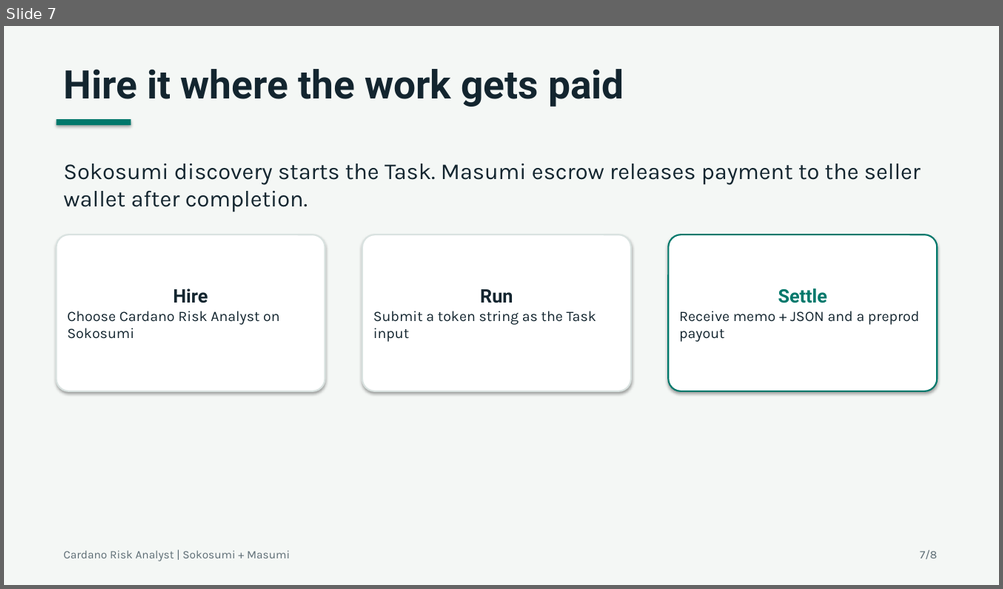
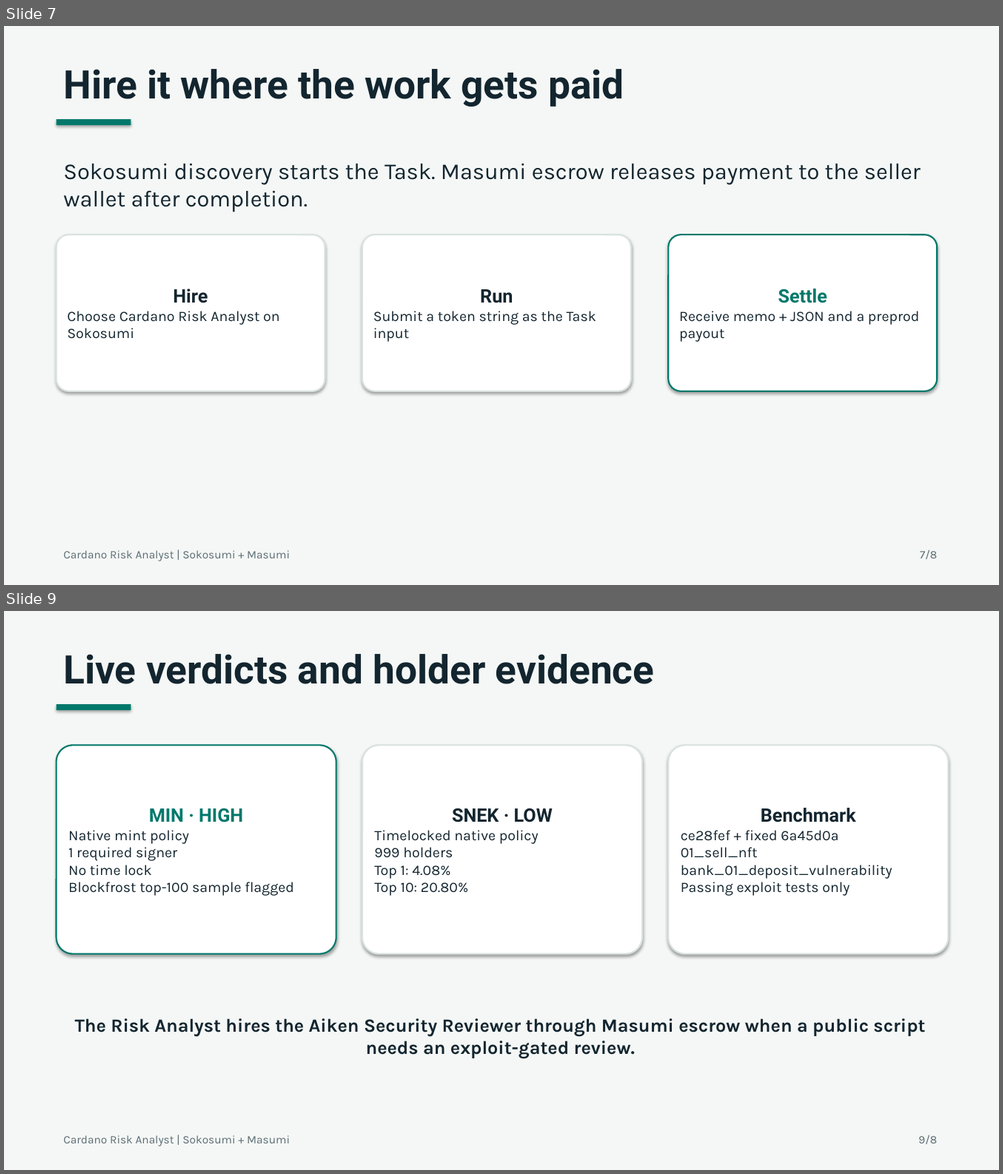
Before and after one commit to pieakshat/cardano-risk-coworker, a slide deck: deck/cardano-risk-analyst.pptx. Shown one above the other, each under a label of ours: slide 7 before the commit, slides 7 and 9 after it; the slides between them are not shown. The pictures are 1003x589 and 1003x1174 pixels, drawn with LibreOffice and Linux fonts; fonts in the diff are those of the drawing. Boxes give left, top, right and bottom in pixels: in the first picture for what was removed or moved away, otherwise in the second. Text is boxed around its words. In the diff, an @@ line names an element or a change of style, - is before the commit and + after.

Commit message:
Add security review route and benchmark wiring

```diff
--- a/deck/cardano-risk-analyst.pptx
+++ b/deck/cardano-risk-analyst.pptx
@@ slide 9 added at (4, 611, 999, 1170), background #F4F7F5 @@
@@ text added at (63, 654, 654, 684), 38 pt, text #13252F, bold @@
+Live verdicts and holder evidence
@@ rectangle added at (57, 704, 131, 710), fill #00786B @@
@@ rounded rectangle added at (57, 745, 336, 954), fill #FFFFFF, outline #00786B 1.5 pt, 14 pt, text #13252F @@
+MIN · HIGH
+Native mint policy
+1 required signer
+No time lock
+Blockfrost top-100 sample flagged
@@ rounded rectangle added at (362, 745, 642, 954), fill #FFFFFF, outline #D9E2E0 1.5 pt, 14 pt, text #13252F @@
+SNEK · LOW
+Timelocked native policy
+999 holders
+Top 1: 4.08%
+Top 10: 20.80%
@@ rounded rectangle added at (668, 745, 948, 954), fill #FFFFFF, outline #D9E2E0 1.5 pt, 14 pt, text #13252F @@
+Benchmark
+ce28fef + fixed 6a45d0a
+01_sell_nft
+bank_01_deposit_vulnerability
+Passing exploit tests only
@@ text added at (75, 1019, 925, 1059), 18 pt, text #13252F, bold @@
+The Risk Analyst hires the Aiken Security Reviewer through Masumi escrow when a public script needs an exploit-gated review.
@@ text added at (63, 1136, 290, 1147), 11 pt, text #5B6B73 @@
+Cardano Risk Analyst | Sokosumi + Masumi
@@ text added at (918, 1135, 936, 1145), 11 pt, text #5B6B73 @@
+9/8
```
Also in this commit, not shown: 1 slide changed, 15 other files.
